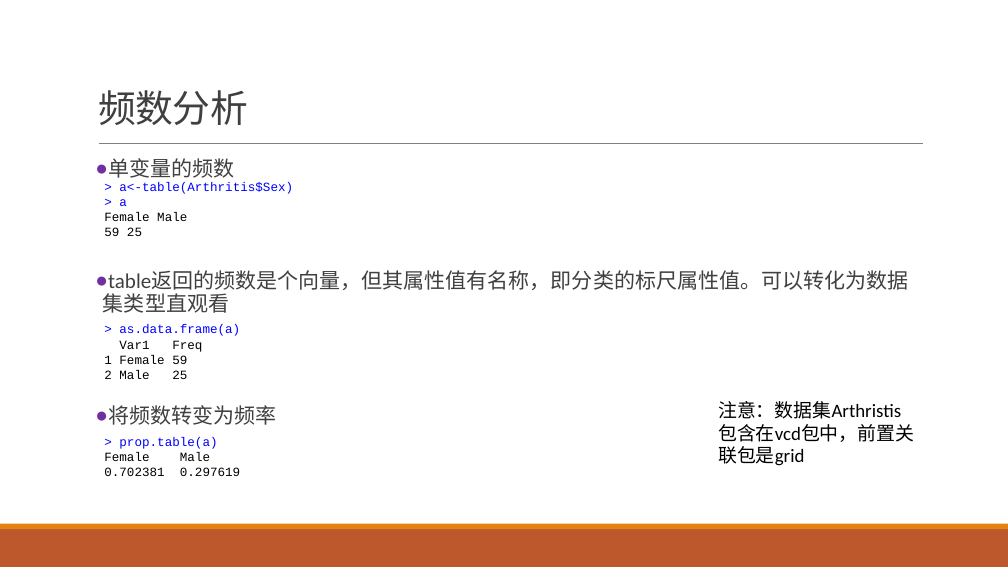
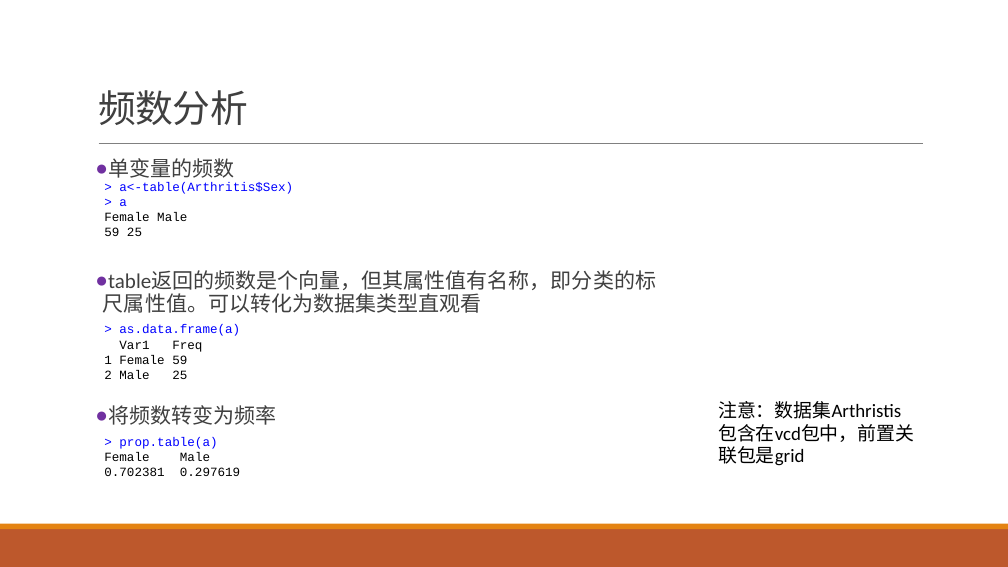
Before and after one commit to exoplanetX/DataAnalytics, a slide deck: slide 13 of 实验3-探索性分析.pptx (slide 11 before the commit). Drawn at 1008x567 pixels with LibreOffice and Linux fonts; fonts in the diff are those of the drawing. Boxes give left, top, right and bottom in pixels: in the first picture for what was removed or moved away, otherwise in the second. Text is boxed around its words. In the diff, an @@ line names an element or a change of style, - is before the commit and + after.

```diff
--- a/实验3-探索性分析.pptx
+++ b/实验3-探索性分析.pptx
@@ text "单变量的频数" rewrapped from box(103, 158, 908, 425) to box(103, 158, 656, 425) @@
```
Also in this commit, not shown: 7 other slides changed, 5 slides added, 1 slide removed, 1 other file.
